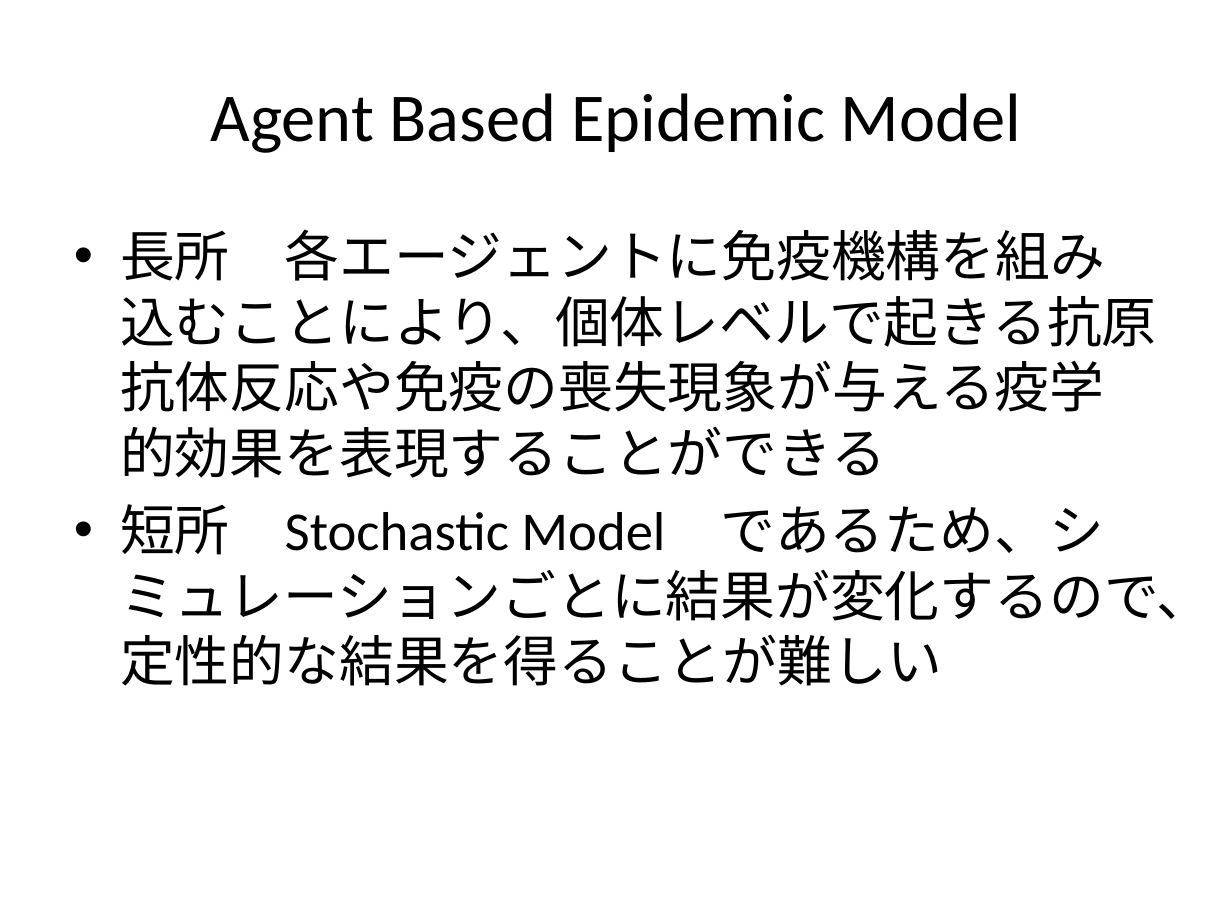
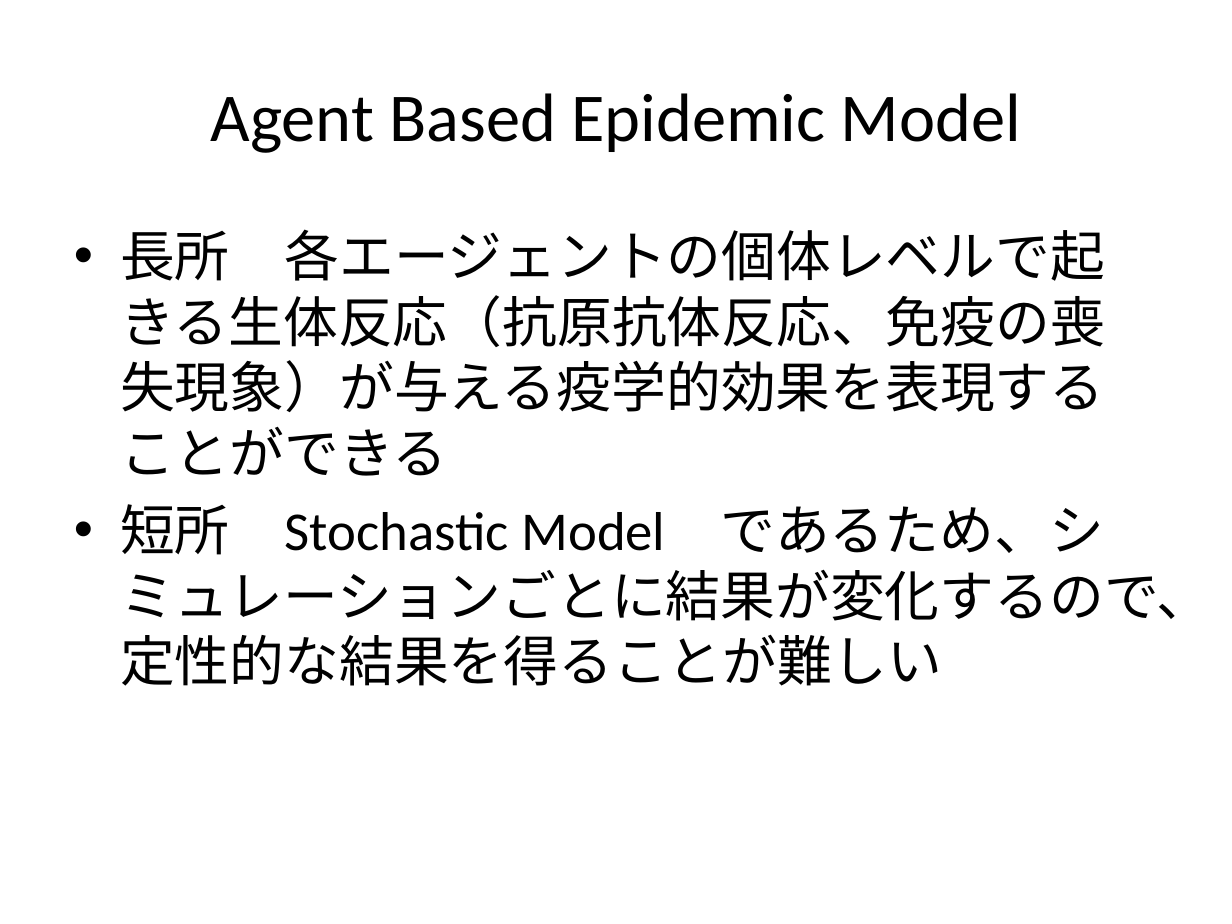
Before and after one commit to nkud/Research-BB, a slide deck: slide 6 of PPT/卒業研究.pptx. Drawn at 1232x924 pixels with LibreOffice and Linux fonts; fonts in the diff are those of the drawing. Boxes give left, top, right and bottom in pixels: in the first picture for what was removed or moved away, otherwise in the second. Text is boxed around its words. In the diff, an @@ line names an element or a change of style, - is before the commit and + after.

```diff
--- a/PPT/卒業研究.pptx
+++ b/PPT/卒業研究.pptx
@@ text at (120,229,1105,476): text changed @@
-• 長所 各エージェントに免疫機構を組み込むことにより、個体レベルで起きる抗原抗体反応や免疫の喪失現象が与える疫学的効果を表現することができる
+• 長所 各エージェントの個体レベルで起きる生体反応（抗原抗体反応、免疫の喪失現象）が与える疫学的効果を表現することができる
```
Also in this commit, not shown: 6 other slides changed.
